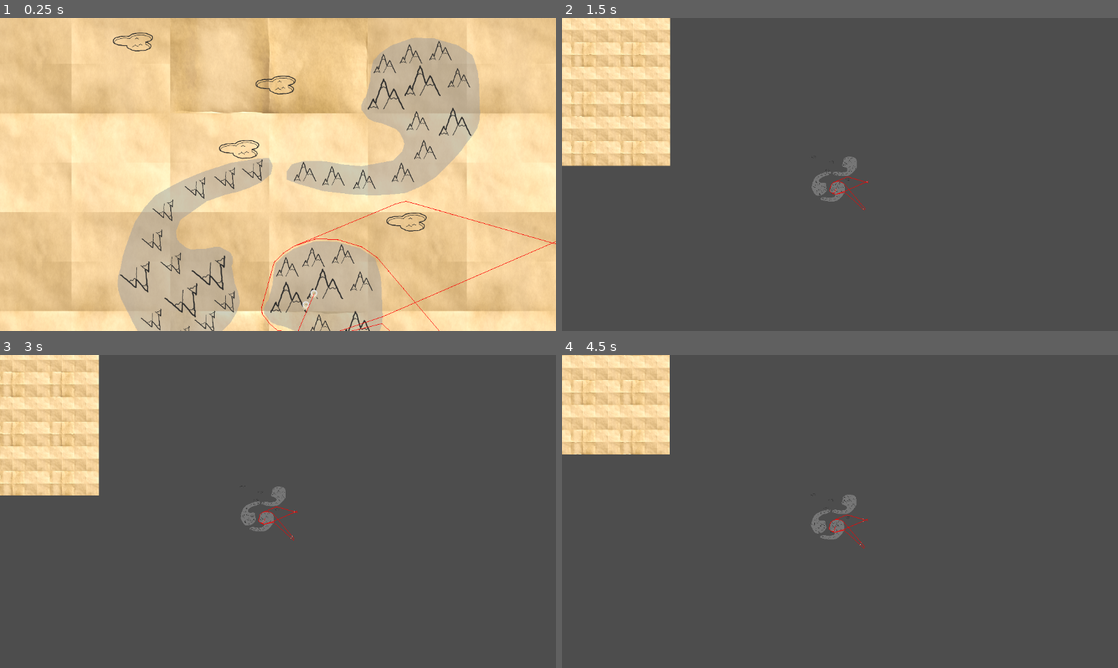
Above: before the commit, frames 1-4 (two rows, left to right).
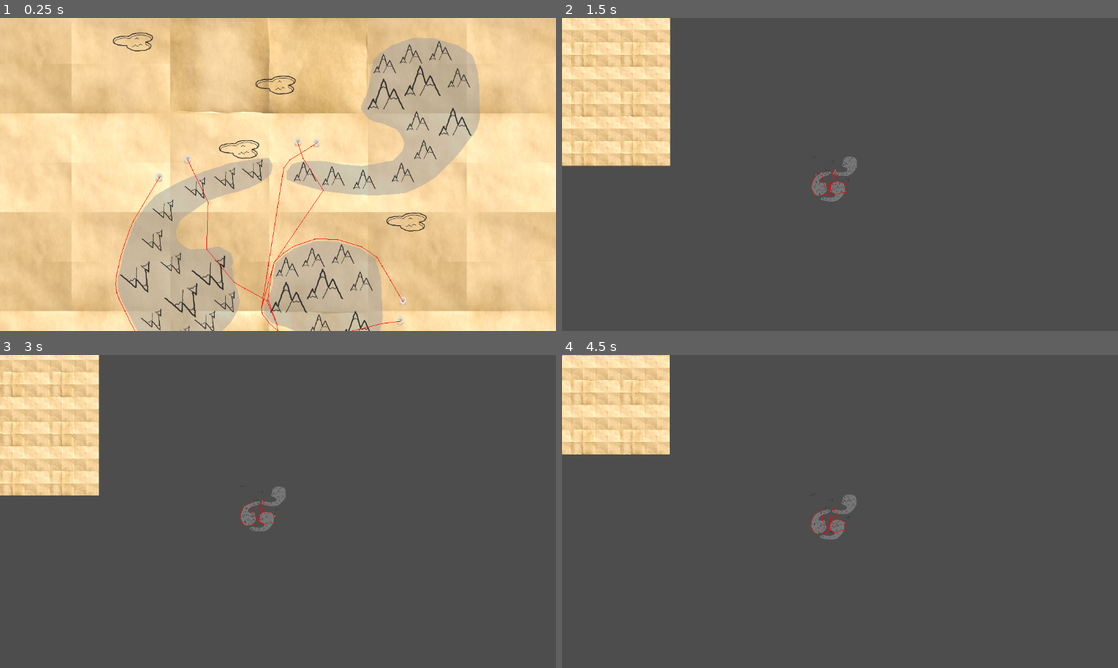
Above: after the commit, the same moments.

Repository: VAIVS/SD.Godot.ChartKrieg
Game: Godot game, scene res://Scenes/timo/timo_test.tscn
Same seed, same stepped clock (60 frames per second), same inputs: the game is played once before the commit and once after it.
Inputs (mouse positions are in pixels of both pictures, inside the frame that each line leads up to):
- Up to frame 1 (0.25 s): no input
- Up to frame 2 (1.5 s): move the mouse to (962, 158) at 0.52 s; hold Right (ui_right) 0.53-1.28 s; hold Mouse wheel up (zoom_in) 0.53-1.28 s; move the mouse to (728, 190) at 1.27 s; hold Down (ui_down) from 1.28 s (still down); tap Mouse wheel down (zoom_out) at 1.35 s
- Up to frame 3 (3 s): move the mouse to (333, 442) at 2.02 s; release Down (ui_down) at 2.03 s; hold Right (ui_right) 2.03-2.78 s; hold Mouse wheel up (zoom_in) 2.03-2.78 s; move the mouse to (250, 574) at 2.77 s; hold Up (ui_up) from 2.78 s (still down); tap Mouse wheel down (zoom_out) at 2.85 s
- Up to frame 4 (4.5 s): move the mouse to (1006, 558) at 3.52 s; release Up (ui_up) at 3.53 s; hold Mouse wheel up (zoom_in) 3.53-4.28 s; hold Left (ui_left) from 3.53 s (still down); move the mouse to (673, 464) at 4.27 s; tap Mouse wheel down (zoom_out) at 4.35 s

The runs differ from the first frame. In frame 1, 0.9% of the frame differs, in the area x 20-100%, y 38-100%; in frame 2, 0.1%; in frame 3, 0.1%; in frame 4, 0.1%.

Commit message:
Save MapPosition

Diff:
--- a/Scenes/timo/timo_test.tscn
+++ b/Scenes/timo/timo_test.tscn
@@ -27,28 +27,28 @@
 [node name="Armies" type="Node2D" parent="."]
 
 [node name="TestPlayer" parent="Armies" node_paths=PackedStringArray("target_node") instance=ExtResource("3_tu4wp")]
-position = Vector2(2082, 628)
+position = Vector2(660, 150)
 target_node = NodePath("../../Target")
 can_mountain = true
 
 [node name="TestPlayer2" parent="Armies" node_paths=PackedStringArray("target_node") instance=ExtResource("3_tu4wp")]
-position = Vector2(745, 937)
+position = Vector2(89, 239)
 target_node = NodePath("../../Target")
 can_mountain = true
 
 [node name="TestPlayer6" parent="Armies" node_paths=PackedStringArray("target_node") instance=ExtResource("3_tu4wp")]
-position = Vector2(1920, 1843)
+position = Vector2(1193, 1077)
 target_node = NodePath("../../Target")
 can_mountain = true
 
 [node name="TestPlayer7" parent="Armies" node_paths=PackedStringArray("target_node") instance=ExtResource("3_tu4wp")]
-position = Vector2(2083, 701)
+position = Vector2(757, 156)
 target_node = NodePath("../../Target")
 
 [node name="TestPlayer4" parent="Armies" node_paths=PackedStringArray("target_node") instance=ExtResource("3_tu4wp")]
-position = Vector2(702, 997)
+position = Vector2(-57, 334)
 target_node = NodePath("../../Target")
 
 [node name="TestPlayer5" parent="Armies" node_paths=PackedStringArray("target_node") instance=ExtResource("3_tu4wp")]
-position = Vector2(1953, 1787)
+position = Vector2(1205, 975)
 target_node = NodePath("../../Target")
